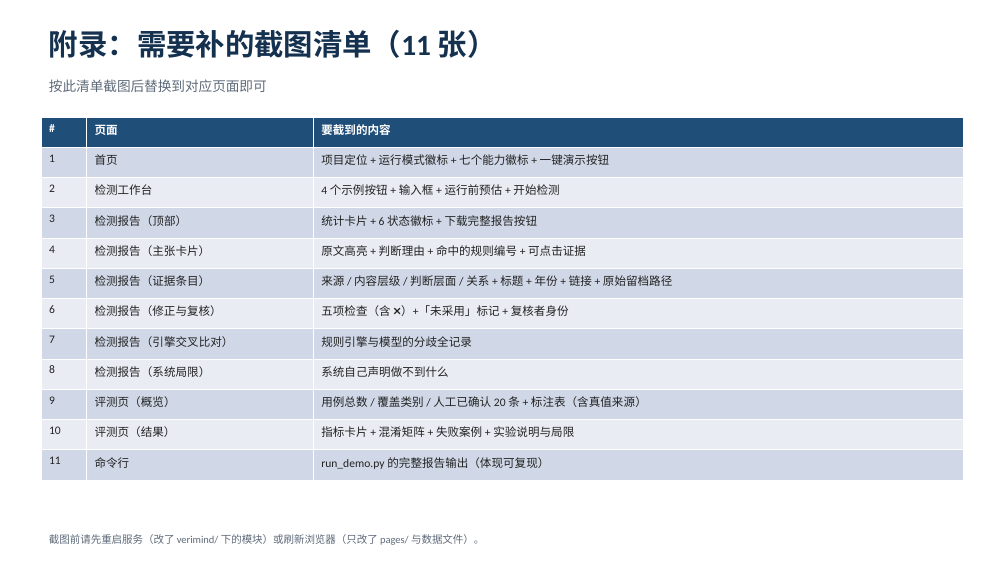
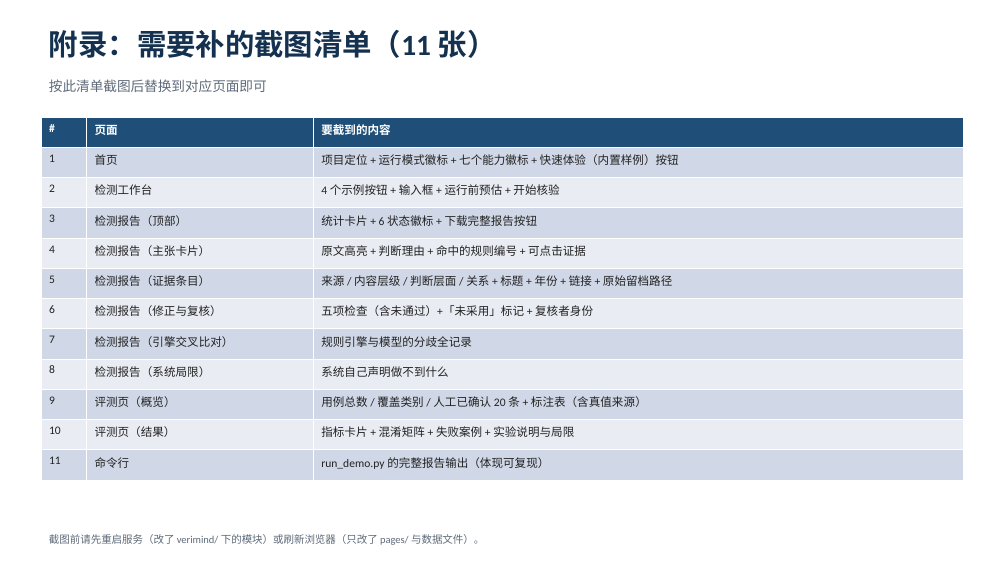
Before and after one commit to depend-fy/-AI, a slide deck: slide 15 of docs/智鉴AI-演示PPT.pptx. Drawn at 1008x567 pixels with LibreOffice and Linux fonts; fonts in the diff are those of the drawing. Boxes give left, top, right and bottom in pixels: in the first picture for what was removed or moved away, otherwise in the second. Text is boxed around its words. In the diff, an @@ line names an element or a change of style, - is before the commit and + after.

Commit message:
同步演示 PPT 文案与正式化后的界面一致（快速体验、开始核验、共识程度与证据链）

```diff
--- a/docs/智鉴AI-演示PPT.pptx
+++ b/docs/智鉴AI-演示PPT.pptx
@@ table at <box>42,117,964,480</box> @@
-row 2, column 3: 项目定位 + 运行模式徽标 + 七个能力徽标 + 一键演示按钮
+row 2, column 3: 项目定位 + 运行模式徽标 + 七个能力徽标 + 快速体验（内置样例）按钮
-row 3, column 3: 4 个示例按钮 + 输入框 + 运行前预估 + 开始检测
+row 3, column 3: 4 个示例按钮 + 输入框 + 运行前预估 + 开始核验
-row 7, column 3: 五项检查（含 ❌）+「未采用」标记 + 复核者身份
+row 7, column 3: 五项检查（含未通过）+「未采用」标记 + 复核者身份
```
Also in this commit, not shown: 2 other slides changed, 2 other files.
